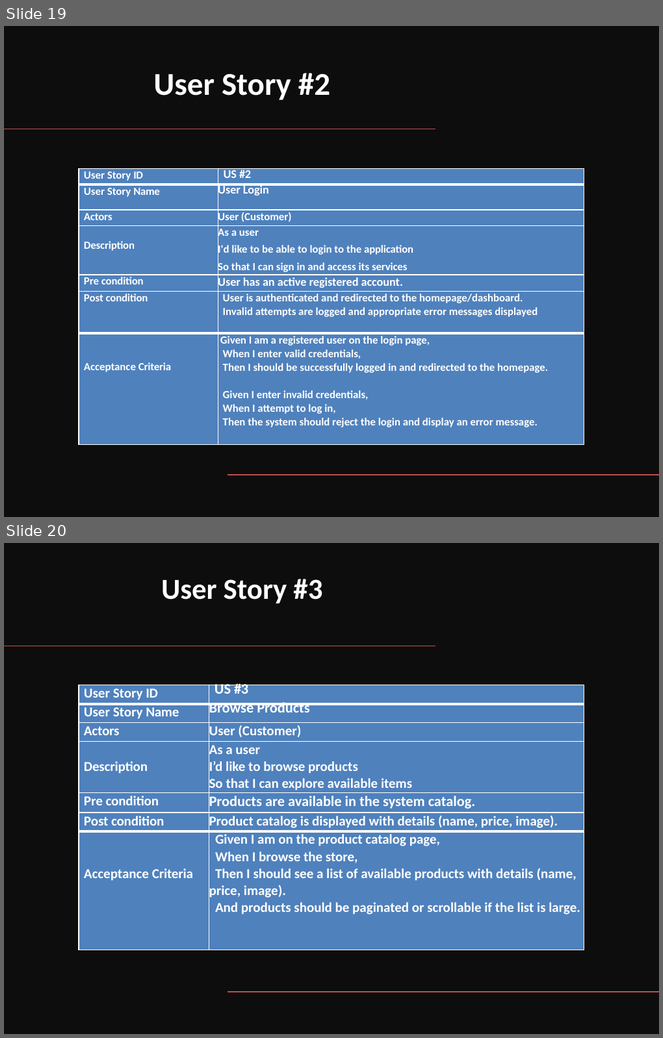
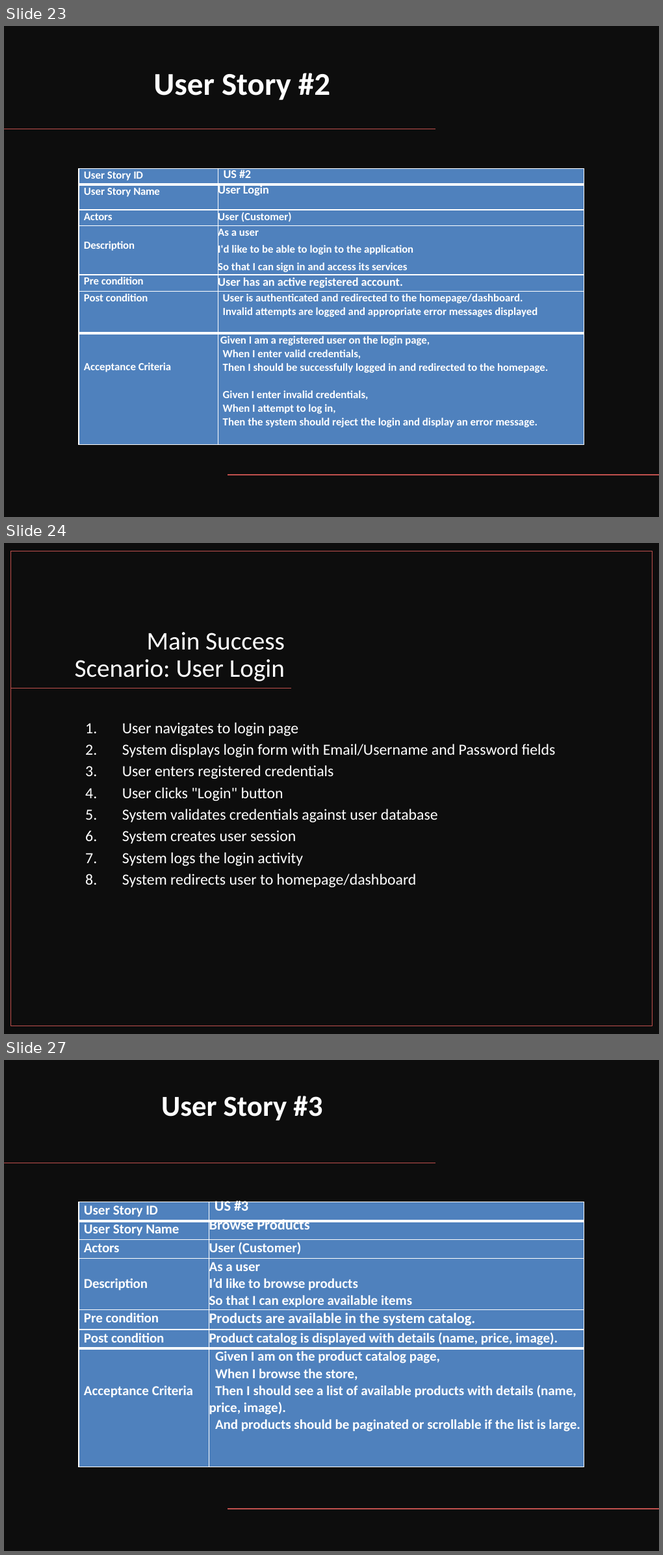
Before and after one commit to AmrKhaled77/IS-project-, a slide deck: for submation/sprint 1 +Backlog/Sprint1_Deliverables_Template.pptx. Shown one above the other, each under a label of ours: slides 19 and 20 before the commit, slides 23, 24 and 27 after it; the slides between them are not shown. The pictures are 663x1038 and 663x1555 pixels, drawn with LibreOffice and Linux fonts; fonts in the diff are those of the drawing. Boxes give left, top, right and bottom in pixels: in the first picture for what was removed or moved away, otherwise in the second. Text is boxed around its words. In the diff, an @@ line names an element or a change of style, - is before the commit and + after.

```diff
--- a/for submation/sprint 1 +Backlog/Sprint1_Deliverables_Template.pptx
+++ b/for submation/sprint 1 +Backlog/Sprint1_Deliverables_Template.pptx
@@ slide 24 added at box(4, 543, 659, 1034), background #FFFFFF @@
@@ rectangle added at box(4, 543, 659, 1034), fill #0D0D0D @@
@@ rectangle added at box(10, 551, 652, 1027), outline #C0504D 1 pt @@
@@ title added at box(75, 632, 285, 681), 28 pt, text #FFFFFF @@
+Main Success Scenario: User Login
@@ line added from (292, 689) to (10, 689), #C0504D 1 pt @@
@@ text added at box(122, 722, 556, 887), 17 pt, text #FFFFFF @@
+1. User navigates to login page
+2. System displays login form with Email/Username and Password fields
+3. User enters registered credentials
+4. User clicks "Login" button
+5. System validates credentials against user database
+6. System creates user session
+7. System logs the login activity
+8. System redirects user to homepage/dashboard
@@ what was slide 19 is now slide 23 @@
@@ what was slide 20 is now slide 27 @@
```
Also in this commit, not shown: 3 slides changed, 10 other slides added.
